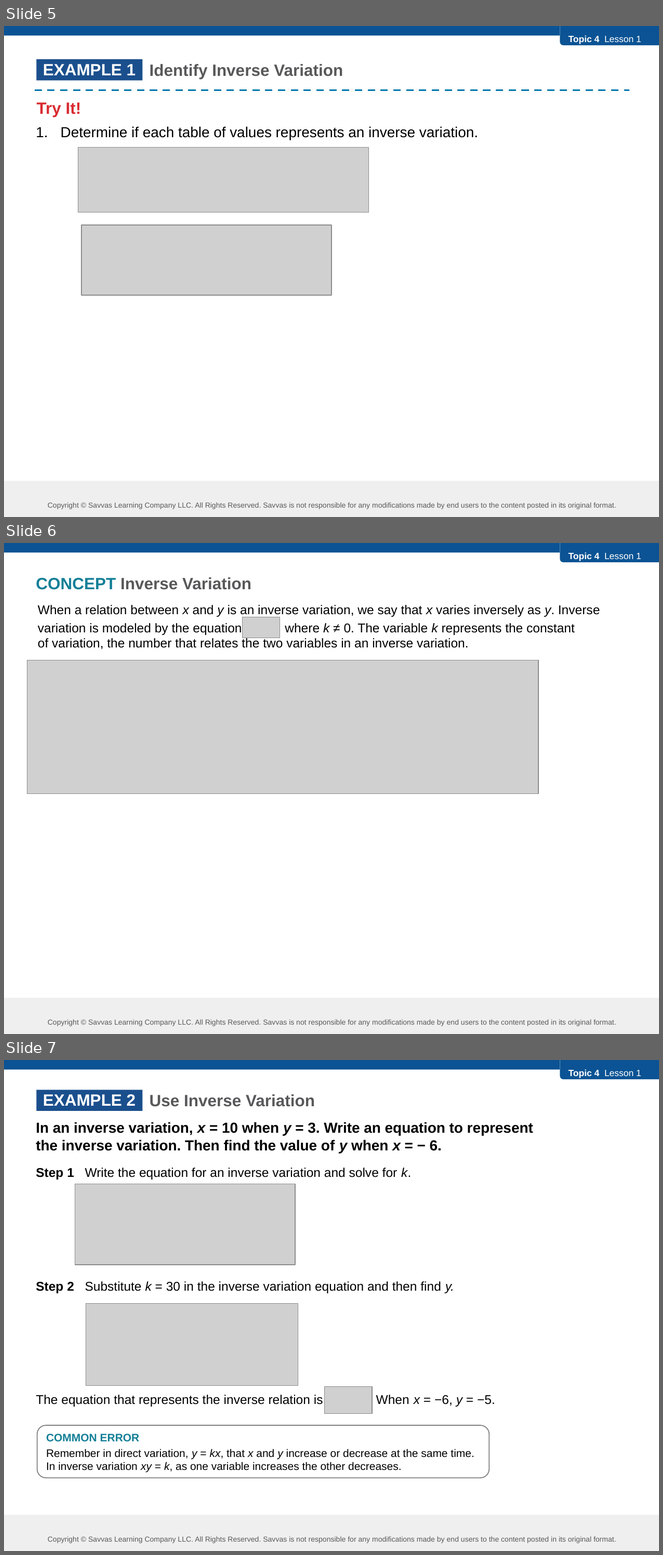
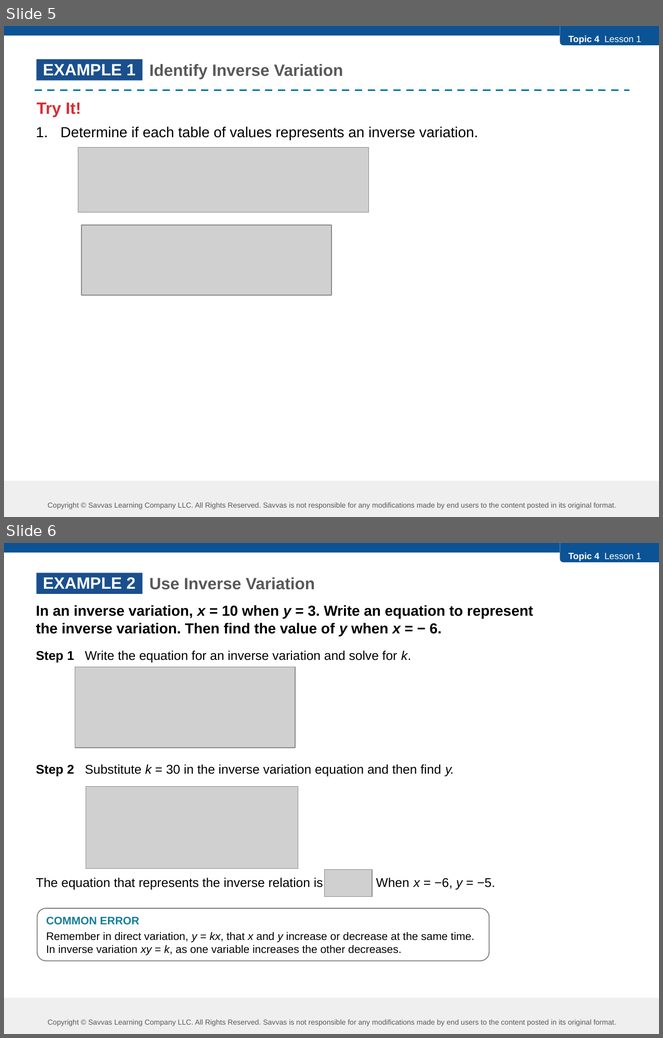
Before and after one commit to robjohncolson/a2_4-1, a slide deck: aga_24_a2_na_0401_lps.pptx. Shown one above the other, each under a label of ours: slides 5, 6 and 7 before the commit, slides 5 and 6 after it. The pictures are 663x1555 and 663x1038 pixels, drawn with LibreOffice and Linux fonts; fonts in the diff are those of the drawing; grey boxes stand for pictures. Boxes give left, top, right and bottom in pixels: in the first picture for what was removed or moved away, otherwise in the second. Text is boxed around its words. In the diff, an @@ line names an element or a change of style, - is before the commit and + after.

```diff
--- a/aga_24_a2_na_0401_lps.pptx
+++ b/aga_24_a2_na_0401_lps.pptx
@@ slide 6 removed at (4,543,659,1034), background #FFFFFF; not listed: 5 template elements that a slide beside it also shows @@
@@ text removed at (36,577,252,590) @@
-CONCEPT Inverse Variation
@@ text removed at (38,605,600,649) @@
-When a relation between x and y is an inverse variation, we say that x varies inversely as y. Inverse
-variation is modeled by the equation where k ≠ 0. The variable k represents the constant
-of variation, the number that relates the two variables in an inverse variation.
@@ picture removed at (243,617,280,638) @@
@@ picture removed at (27,661,539,794) @@
@@ what was slide 7 is now slide 6 @@
```
Also in this commit, not shown: 2 other slides removed, 4 other files.
